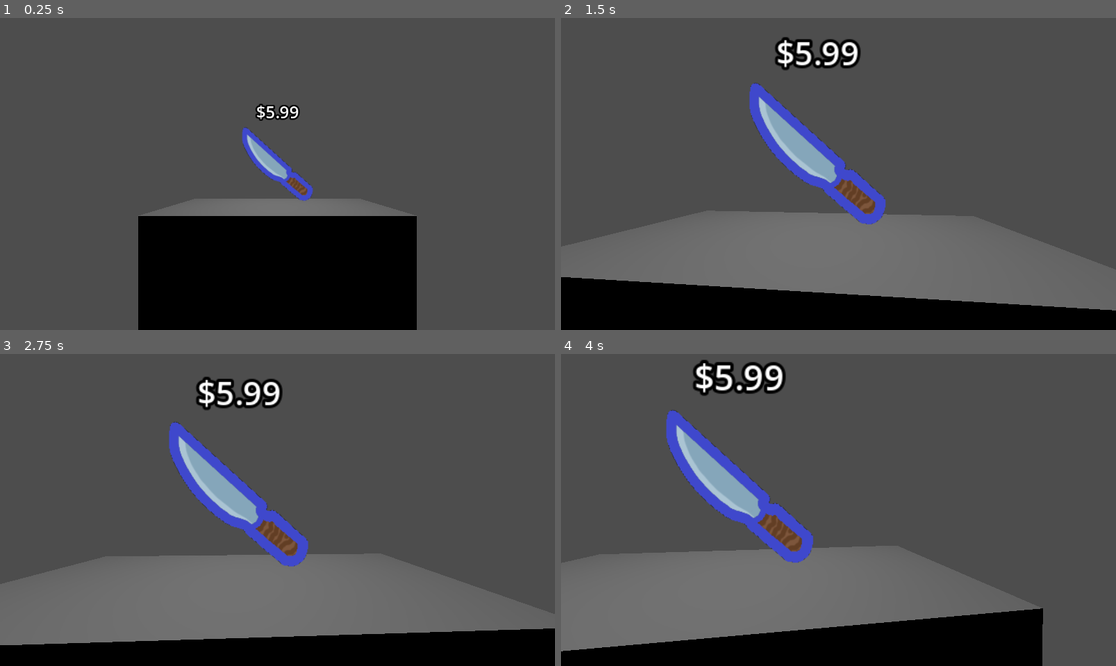
Above: before the commit, frames 1-4 (two rows, left to right).
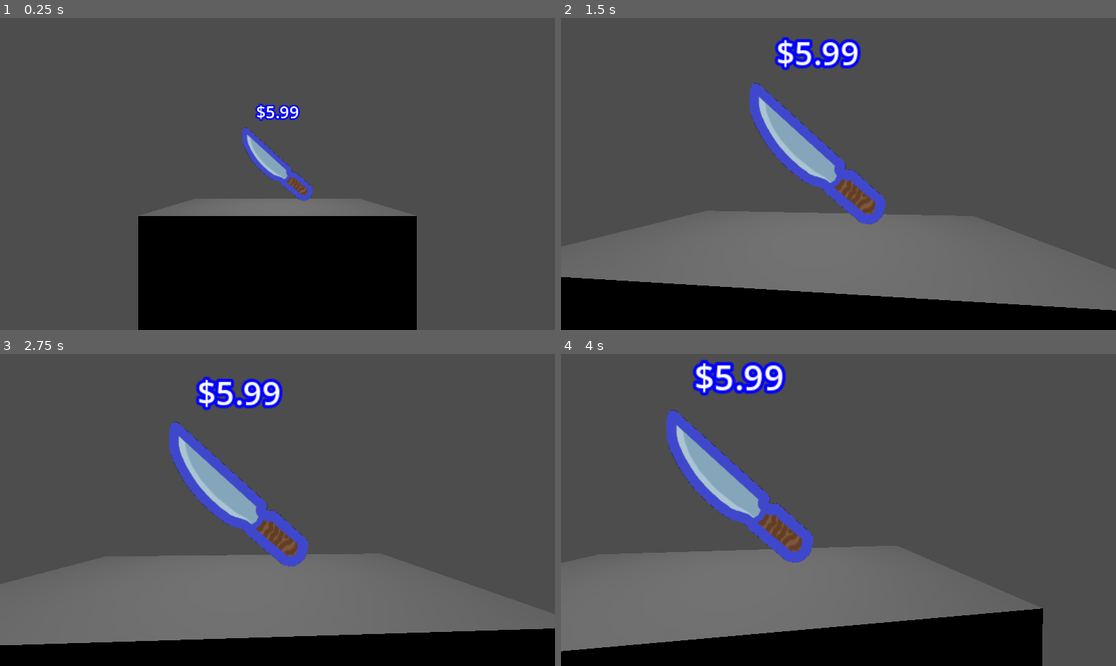
Above: after the commit, the same moments.

Repository: Russo-ow/ZombieRanching
Game: Godot game, scene res://assets/scenes/Main.tscn
Same seed, same stepped clock (60 frames per second), same inputs: the game is played once before the commit and once after it.
Inputs (mouse positions are in pixels of both pictures, inside the frame that each line leads up to):
- Up to frame 1 (0.25 s): no input
- Up to frame 2 (1.5 s): tap Enter at 0.5 s; move the mouse to (866, 174) at 0.52 s; hold W (up) from 0.53 s (still down); move the mouse to (810, 174) at 1.27 s
- Up to frame 3 (2.75 s): keep holding W (up); move the mouse to (288, 503) at 2.02 s
- Up to frame 4 (4 s): keep holding W (up); move the mouse to (832, 516) at 2.77 s; move the mouse to (877, 513) at 3.52 s

The runs differ from the first frame. In frame 1, 0.3% of the frame differs, in the area x 45-55%, y 27-33%; in frame 2, 1.0%; in frame 3, 1.1%; in frame 4, 1.2%, in the area x 23-41%, y 1-14%.

Commit message:
more wip

Diff:
--- a/assets/scenes/Ammo.tscn
+++ b/assets/scenes/Ammo.tscn
@@ -1,6 +1,6 @@
 [gd_scene format=3 uid="uid://ov2kygsbhv2n"]
 
-[ext_resource type="Script" uid="uid://vxnqot1bu6gi" path="res://assets/scripts/interactable.gd" id="1_0huh5"]
+[ext_resource type="Script" uid="uid://crm5qx7oqhy74" path="res://assets/scripts/buyable.gd" id="1_0huh5"]
 [ext_resource type="Texture2D" uid="uid://dkcnjjw8eelus" path="res://assets/sprites/knife.png" id="1_gbcli"]
 [ext_resource type="Texture2D" uid="uid://3rjxvadp77mh" path="res://assets/sprites/knife_highlight.png" id="3_52kf4"]
 
@@ -9,9 +9,9 @@
 [node name="Ammo" type="Area3D" unique_id=1006854039 node_paths=PackedStringArray("sprite", "highlightSprite") groups=["Interactables"]]
 collision_layer = 2
 script = ExtResource("1_0huh5")
+highlightColor = Color(0, 0, 1, 1)
 sprite = NodePath("Sprite")
 highlightSprite = NodePath("HighlightSprite")
-highlightColor = Color(0, 0, 0.77254903, 1)
 
 [node name="Sprite" type="Sprite3D" parent="." unique_id=1472740387]
 transform = Transform3D(0.4, 0, 0, 0, 0.4, 0, 0, 0, 0.4, 0, 0, 0)
--- a/assets/scripts/buyable.gd
+++ b/assets/scripts/buyable.gd
@@ -20,3 +20,14 @@
 
 func interact():
 	super.interact()
+	# Check if player has enough money to buy
+	var canBuy = true
+
+	if canBuy:
+		# Play sound effect for buying
+		# Deduct price from player wallet
+		pass
+	else:
+		# Play sound effect for not being able to afford
+		# Flash red?
+		pass
